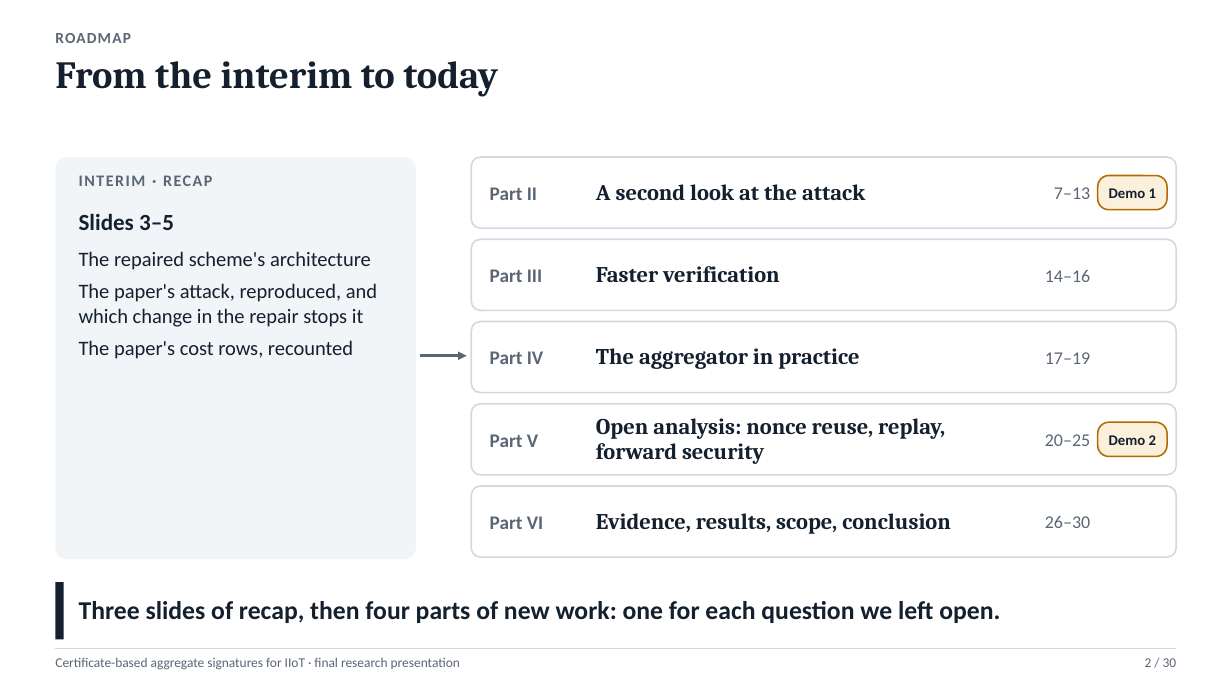
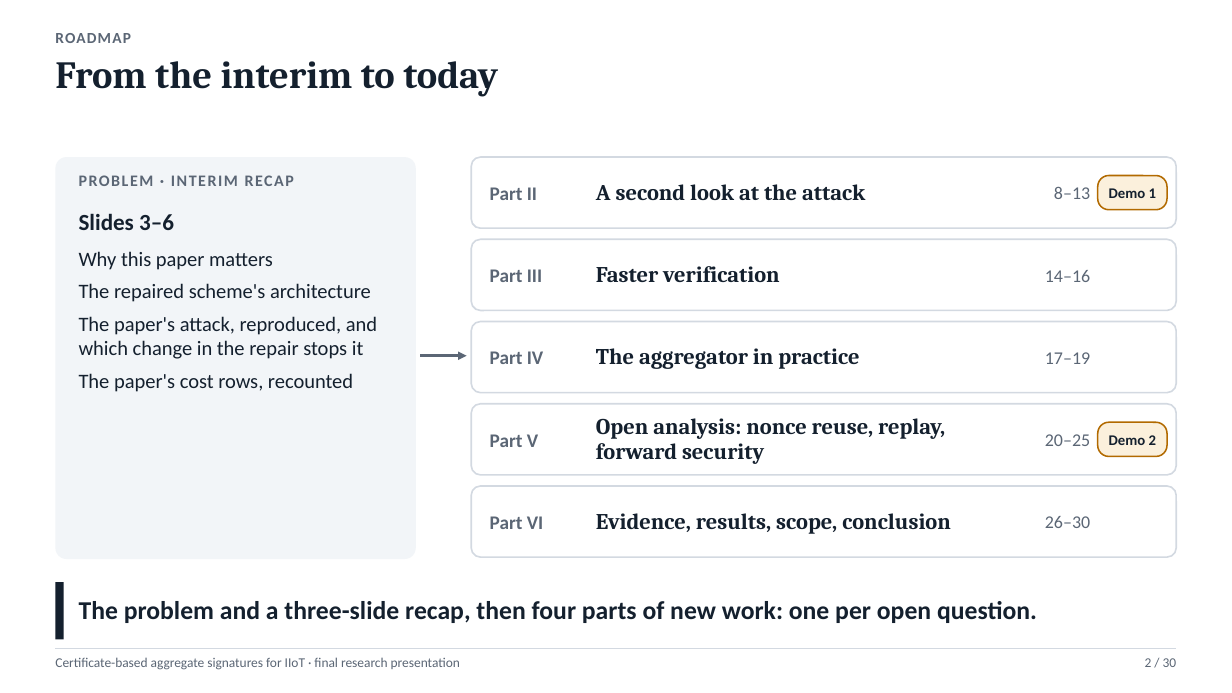
Before and after one commit to Anurag-1205/Certificate-Based-Aggregate-Signature, a slide deck: slide 2 of presentation/CBAS_Final_Presentation.pptx. Drawn at 1232x693 pixels with LibreOffice and Linux fonts; fonts in the diff are those of the drawing. Boxes give left, top, right and bottom in pixels: in the first picture for what was removed or moved away, otherwise in the second. Text is boxed around its words. In the diff, an @@ line names an element or a change of style, - is before the commit and + after.

Commit message:
Apply the review fixes to the final presentation
Correct the Part III claim to "x2.4 before and after optimisation" on
every slide that carried it. Add a standalone problem slide, explain the
reproduced attack on the recap and in backup B15, and define F1/F2 and
Te/Ta/Th where first used. Retag the aggregator property as known and
mark the aggregation-security card as the paper's argument. Presenter
cues are off by default; backup B16 lists the references. Still 30 main
slides.

```diff
--- a/presentation/CBAS_Final_Presentation.pptx
+++ b/presentation/CBAS_Final_Presentation.pptx
@@ text at box(79, 175, 294, 186): text changed @@
-INTERIM · RECAP
+PROBLEM · INTERIM RECAP
@@ text at box(1054, 187, 1090, 199): text changed @@
-7–13
+8–13
@@ text at box(79, 213, 273, 270): text changed; size 18 to 16 pt; bold off @@
-Slides 3–5
+Slides 3–6
+Why this paper matters
@@ text at box(79, 601, 1037, 623): text changed @@
-Three slides of recap, then four parts of new work: one for each question we left open.
+The problem and a three-slide recap, then four parts of new work: one per open question.
```
Also in this commit, not shown: 23 other slides changed, 3 slides added, 1 slide removed, 15 other files.
